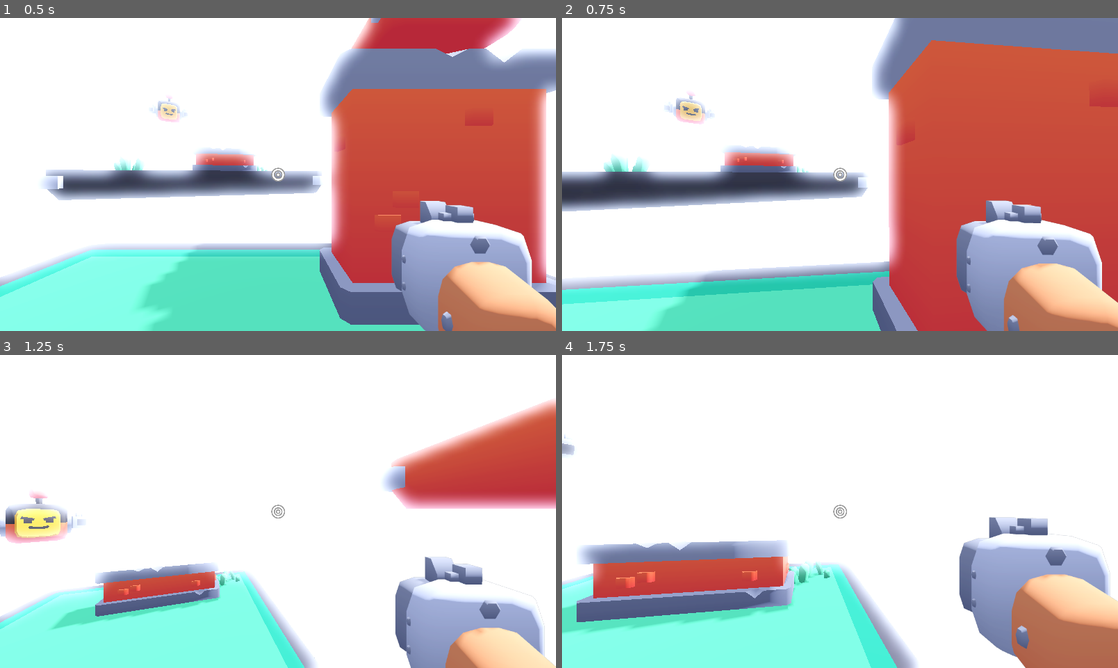
Above: before the commit, frames 1-4 (two rows, left to right).
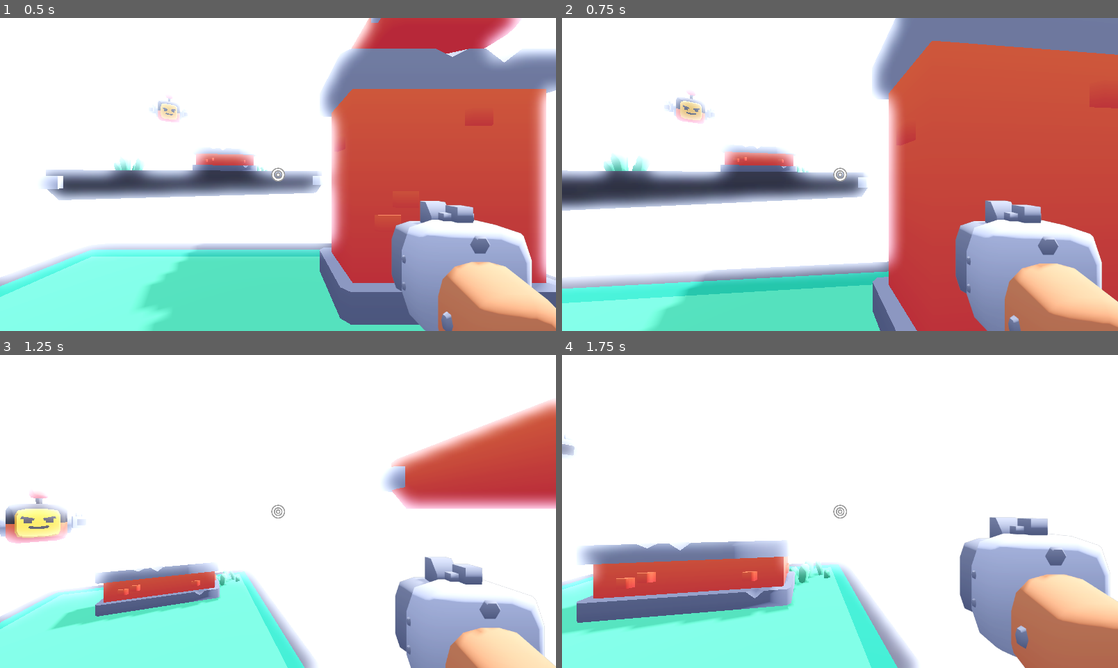
Above: after the commit, the same moments.

Repository: KenneyNL/Starter-Kit-FPS
Game: Godot game, scene res://scenes/main.tscn
Two runs of this game, one before a commit and one after it. Both use one fixed random seed, a clock stepped at 60 frames per second and the inputs below.
Inputs (mouse positions are in pixels of both pictures, inside the frame that each line leads up to):
- Up to frame 1 (0.5 s): no input
- Up to frame 2 (0.75 s): move the mouse to (867, 174) at 0.52 s; hold W (move_forward) from 0.53 s (still down); tap Down (camera_down, bound only before the commit) at 0.6 s
- Up to frame 3 (1.25 s): keep holding W (move_forward); tap Space (jump) at 0.77, 1.07 s; tap Left (camera_left, bound only before the commit) at 0.8 s
- Up to frame 4 (1.75 s): keep holding W (move_forward); move the mouse to (812, 511) at 1.27 s; tap Left (camera_left, bound only before the commit) at 1.35 s; tap Space (jump) at 1.52 s; tap Right (camera_right, bound only before the commit) at 1.55 s

Frame 1 is identical in both runs. In frame 2, 0.9% of the frame differs, in the area x 0-100%, y 0-100%; in frame 3, less than 0.1%; in frame 4, 0.5%.

Commit message:
Progress

Diff:
--- a/actors/enemy.tscn
+++ b/actors/enemy.tscn
@@ -3,10 +3,11 @@
 [ext_resource type="PackedScene" uid="uid://lde2xq3vq635" path="res://models/enemy-flying.glb" id="1_3v8nl"]
 [ext_resource type="Script" path="res://scripts/enemy.gd" id="1_jg24b"]
 [ext_resource type="SpriteFrames" uid="uid://dbv3sy5qjatnl" path="res://sprites/burst_animation.tres" id="3_iblw5"]
-[ext_resource type="Texture2D" uid="uid://diluv5007my5w" path="res://sprites/tracer.png" id="4_pknwg"]
 
 [sub_resource type="SphereShape3D" id="SphereShape3D_iix87"]
 radius = 0.75
+
+[sub_resource type="CompressedTexture2D" id="CompressedTexture2D_kvqwh"]
 
 [node name="enemy-flying" type="Area3D"]
 script = ExtResource("1_jg24b")
@@ -37,11 +38,11 @@
 [node name="Sprite3D" type="Sprite3D" parent="."]
 transform = Transform3D(-4.37114e-08, -0.5, 4.37114e-08, 0, -2.18557e-08, -1, 1, -2.18557e-08, 1.91069e-15, -0.458562, 0.296903, 2.63393)
 visible = false
-texture = ExtResource("4_pknwg")
+texture = SubResource("CompressedTexture2D_kvqwh")
 
 [node name="Sprite3D2" type="Sprite3D" parent="."]
 transform = Transform3D(-4.37114e-08, -0.5, 4.37114e-08, 0, -2.18557e-08, -1, 1, -2.18557e-08, 1.91069e-15, 0.452015, 0.296903, 2.63393)
 visible = false
-texture = ExtResource("4_pknwg")
+texture = SubResource("CompressedTexture2D_kvqwh")
 
 [connection signal="timeout" from="Timer" to="." method="_on_timer_timeout"]
--- a/actors/player.gd
+++ b/actors/player.gd
@@ -30,12 +30,12 @@
 
 var tween:Tween
 
+@onready var container = $Head/Camera/SubViewportContainer/SubViewport/CameraItem/Container
+@onready var camera = $Head/Camera
+@onready var raycast = $Head/Camera/RayCast
+@onready var blaster_cooldown = $Cooldown
+@onready var burst = $Head/Camera/SubViewportContainer/SubViewport/CameraItem/Burst
 @onready var sound_footsteps = $SoundFootsteps
-@onready var item_container = $Head/Camera/SubViewportContainer/SubViewport/CameraItem/Container
-@onready var camera = $Head/Camera
-@onready var raycast = $Head/Camera/ShootCast
-@onready var blaster_cooldown = $BlasterCooldown
-@onready var burst = $Head/Camera/SubViewportContainer/SubViewport/CameraItem/Burst
 
 @export var crosshair:TextureRect
 
@@ -45,7 +45,7 @@
 
 	Input.mouse_mode = Input.MOUSE_MODE_CAPTURED
 
-	change_weapon(weapon_index)
+	initiate_change_weapon(weapon_index)
 
 func _process(delta):
 
@@ -73,10 +73,10 @@
 	camera.rotation.x = lerp_angle(camera.rotation.x, rotation_target.x, delta * 25)
 	rotation.y = lerp_angle(rotation.y, rotation_target.y, delta * 25)
 
-	item_container.rotation.y = lerp_angle(item_container.rotation.y, -input_mouse.x * 4, delta * 5)
-	#item_container.rotation.x = lerp_angle(item_container.rotation.x, -rotation_target.x / 3, delta * 10)
-
-	item_container.position = lerp(item_container.position, container_offset - (applied_velocity / 30), delta * 10)
+	container.rotation.y = lerp_angle(container.rotation.y, -input_mouse.x * 4, delta * 5)
+	#container.rotation.x = lerp_angle(v.rotation.x, -rotation_target.x / 3, delta * 10)
+
+	container.position = lerp(container.position, container_offset - (applied_velocity / 30), delta * 10)
 
 	# Movement sound
 
@@ -96,7 +96,10 @@
 
 	previously_floored = is_on_floor()
 
-	input_mouse = Vector2.ZERO
+	# Falling/respawning
+
+	if position.y < -10:
+		get_tree().reload_current_scene()
 
 # Mouse movement
 
@@ -107,7 +110,6 @@
 
 		rotation_target.y -= event.relative.x / mouse_sensitivity
 		rotation_target.x -= event.relative.y / mouse_sensitivity
-		rotation_target.x = clamp(rotation_target.x, deg_to_rad(-90), deg_to_rad(90))
 
 func handle_controls(delta):
 
@@ -128,30 +130,39 @@
 
 	movement_velocity = input.normalized() * movement_speed * delta
 
+	# Rotation
+
+	var rotation_input := Vector3.ZERO
+
+	input.y = Input.get_axis("camera_left", "camera_right")
+	input.x = Input.get_axis("camera_up", "camera_down") / 2
+
+	rotation_target -= input.limit_length(1.0) * 5 * delta
+	rotation_target.x = clamp(rotation_target.x, deg_to_rad(-90), deg_to_rad(90))
+
+	input_mouse = Vector2.ZERO
+
 	# Shooting
 
-	if Input.is_action_pressed("shoot"):
-		shoot()
+	action_shoot()
 
 	# Jumping
 
 	if Input.is_action_just_pressed("jump"):
 
 		if jump_single or jump_double:
-			Audio.play_random("sounds/jump_a.ogg, sounds/jump_b.ogg, sounds/jump_c.ogg")
+			Audio.play("sounds/jump_a.ogg, sounds/jump_b.ogg, sounds/jump_c.ogg")
 
 		if jump_double:
 
 			gravity = -jump_strength
-
 			jump_double = false
 
-		if(jump_single): jump()
+		if(jump_single): action_jump()
 
 	# Weapon switching
 
-	if Input.is_action_just_pressed("weapon_next"):
-		next_weapon()
+	action_weapon_toggle()
 
 # Handle gravity
 
@@ -166,7 +177,7 @@
 
 # Jumping
 
-func jump():
+func action_jump():
 
 	gravity = -jump_strength
 
@@ -175,79 +186,94 @@
 
 # Shooting
 
-func shoot():
-
-	if !blaster_cooldown.is_stopped(): return
-
-	Audio.play_random(weapon.sound_shoot)
-	item_container.position.z += 0.25
-
-	burst.play("default")
-	burst.rotation_degrees.z = randf_range(-45, 45)
-	burst.scale = Vector3.ONE * randf_range(0.40, 0.75)
-
-	burst.position = item_container.position - Vector3(0.1, -0.4, 1.5)
-
-	blaster_cooldown.start(weapon.cooldown)
-
-	# What or where the blaster hit
-
-	for n in weapon.shot_count:
-
-		raycast.target_position.x = randf_range(-weapon.spread, weapon.spread)
-		raycast.target_position.y = randf_range(-weapon.spread, weapon.spread)
-
-		raycast.force_raycast_update()
-
-		if !raycast.is_colliding():
-			return
-
-		var collider = raycast.get_collider()
-
-		if collider.has_method("damage"):
-			collider.damage(weapon.damage)
-
-		var impact = preload("res://objects/impact.tscn")
-		var impact_instance = impact.instantiate()
-
-		impact_instance.play("shot")
-
-		get_tree().root.add_child(impact_instance)
-
-		impact_instance.position = raycast.get_collision_point() + (raycast.get_collision_normal() / 10)
-		impact_instance.look_at(position, Vector3.UP, true)
-		#impact_instance.rotation_degrees.z = randf_range(-45, 45)
-# Weapons
-
-func next_weapon():
-
-	Audio.play("sounds/blaster_change.ogg")
-
-	if weapon_index < weapons.size() - 1:
-		weapon_index += 1
-	else:
-		weapon_index = 0
-
-	change_weapon(weapon_index)
-
-func change_weapon_apply():
+func action_shoot():
+
+	if Input.is_action_pressed("shoot"):
+
+		if !blaster_cooldown.is_stopped(): return
+
+		Audio.play(weapon.sound_shoot)
+		container.position.z += 0.25
+
+		burst.play("default")
+		burst.rotation_degrees.z = randf_range(-45, 45)
+		burst.scale = Vector3.ONE * randf_range(0.40, 0.75)
+
+		burst.position = container.position - Vector3(0.1, -0.4, 1.5)
+
+		blaster_cooldown.start(weapon.cooldown)
+
+		# What or where the blaster hit
+
+		for n in weapon.shot_count:
+
+			raycast.target_position.x = randf_range(-weapon.spread, weapon.spread)
+			raycast.target_position.y = randf_range(-weapon.spread, weapon.spread)
+
+			raycast.force_raycast_update()
+
+			if !raycast.is_colliding():
+				return
+
+			var collider = raycast.get_collider()
+
+			if collider.has_method("damage"):
+				collider.damage(weapon.damage)
+
+			var impact = preload("res://objects/impact.tscn")
+			var impact_instance = impact.instantiate()
+
+			impact_instance.play("shot")
+
+			get_tree().root.add_child(impact_instance)
+
+			impact_instance.position = raycast.get_collision_point() + (raycast.get_collision_normal() / 10)
+			impact_instance.look_at(position, Vector3.UP, true)
+			#impact_instance.rotation_degrees.z = randf_range(-45, 45)
+	# Weapons
+
+# Toggle between available weapons (listed in 'weapons')
+
+func action_weapon_toggle():
+
+	if Input.is_action_just_pressed("weapon_toggle"):
+
+		weapon_index = wrap(weapon_index + 1, 0, weapons.size())
+		initiate_change_weapon(weapon_index)
+
+		Audio.play("sounds/weapon_change.ogg")
+
+# Initiates the weapon changing animation (tween)
+
+func initiate_change_weapon(index):
+
+	weapon_index = index
+
+	tween = get_tree().create_tween()
+	tween.set_ease(Tween.EASE_OUT_IN)
+	tween.tween_property(container, "position", container_offset - Vector3(0, 1, 0), 0.1)
+	tween.tween_callback(change_weapon) # Changes the model
+
+# Switches the weapon model (off-screen)
+
+func change_weapon():
 
 	weapon = weapons[weapon_index]
 
-	# Step 1. Remove all children in (weapon) container
-
-	for n in item_container.get_children():
-		item_container.remove_child(n)
-
-	# Step 2. Load new model into container
+	# Step 1. Remove previous weapon model(s) from container
+
+	for n in container.get_children():
+		container.remove_child(n)
+
+	# Step 2. Place new weapon model in container
 
 	var weapon_model = weapon.model.instantiate()
-	item_container.add_child(weapon_model)
+	container.add_child(weapon_model)
 
 	weapon_model.position = weapon.position
 	weapon_model.rotation_degrees = weapon.rotation
 
-	# Step 3. Set model to only render on layer 2
+	# Step 3. Set model to only render on layer 2 (the weapon camera)
 
 	for child in weapon_model.find_children("*", "MeshInstance3D"):
 		child.layers = 2
@@ -257,14 +283,5 @@
 	raycast.target_position = Vector3(0, 0, -1) * weapon.max_distance
 	crosshair.texture = weapon.crosshair
 
-func change_weapon(index):
-
-	weapon_index = index
-
-	tween = get_tree().create_tween()
-	tween.set_ease(Tween.EASE_OUT_IN)
-	tween.tween_property(item_container, "position", container_offset - Vector3(0, 1, 0), 0.1)
-	tween.tween_callback(change_weapon_apply)
-
 func get_hurt():
 	pass
--- a/actors/player.tscn
+++ b/actors/player.tscn
@@ -56,7 +56,7 @@
 sprite_frames = ExtResource("4_m6ukc")
 frame = 2
 
-[node name="ShootCast" type="RayCast3D" parent="Head/Camera"]
+[node name="RayCast" type="RayCast3D" parent="Head/Camera"]
 exclude_parent = false
 target_position = Vector3(0, 0, -10)
 collide_with_areas = true
@@ -73,5 +73,5 @@
 volume_db = -5.0
 autoplay = true
 
-[node name="BlasterCooldown" type="Timer" parent="."]
+[node name="Cooldown" type="Timer" parent="."]
 one_shot = true
--- a/objects/impact.gd
+++ b/objects/impact.gd
@@ -1,4 +1,6 @@
-extends Node
+extends AnimatedSprite3D
+
+# Remove this impact effect after the animation has completed
 
 func _on_animation_finished():
 	queue_free()
--- a/project.godot
+++ b/project.godot
@@ -61,26 +61,22 @@
 }
 camera_left={
 "deadzone": 0.5,
-"events": [Object(InputEventKey,"resource_local_to_scene":false,"resource_name":"","device":-1,"window_id":0,"alt_pressed":false,"shift_pressed":false,"ctrl_pressed":false,"meta_pressed":false,"pressed":false,"keycode":0,"physical_keycode":4194319,"key_label":0,"unicode":0,"echo":false,"script":null)
-, Object(InputEventJoypadMotion,"resource_local_to_scene":false,"resource_name":"","device":-1,"axis":2,"axis_value":-1.0,"script":null)
+"events": [Object(InputEventJoypadMotion,"resource_local_to_scene":false,"resource_name":"","device":-1,"axis":2,"axis_value":-1.0,"script":null)
 ]
 }
 camera_right={
 "deadzone": 0.5,
-"events": [Object(InputEventKey,"resource_local_to_scene":false,"resource_name":"","device":-1,"window_id":0,"alt_pressed":false,"shift_pressed":false,"ctrl_pressed":false,"meta_pressed":false,"pressed":false,"keycode":0,"physical_keycode":4194321,"key_label":0,"unicode":0,"echo":false,"script":null)
-, Object(InputEventJoypadMotion,"resource_local_to_scene":false,"resource_name":"","device":-1,"axis":2,"axis_value":1.0,"script":null)
+"events": [Object(InputEventJoypadMotion,"resource_local_to_scene":false,"resource_name":"","device":-1,"axis":2,"axis_value":1.0,"script":null)
 ]
 }
 camera_up={
 "deadzone": 0.5,
-"events": [Object(InputEventKey,"resource_local_to_scene":false,"resource_name":"","device":-1,"window_id":0,"alt_pressed":false,"shift_pressed":false,"ctrl_pressed":false,"meta_pressed":false,"pressed":false,"keycode":0,"physical_keycode":4194320,"key_label":0,"unicode":0,"echo":false,"script":null)
-, Object(InputEventJoypadMotion,"resource_local_to_scene":false,"resource_name":"","device":-1,"axis":3,"axis_value":-1.0,"script":null)
+"events": [Object(InputEventJoypadMotion,"resource_local_to_scene":false,"resource_name":"","device":-1,"axis":3,"axis_value":-1.0,"script":null)
 ]
 }
 camera_down={
 "deadzone": 0.5,
-"events": [Object(InputEventKey,"resource_local_to_scene":false,"resource_name":"","device":-1,"window_id":0,"alt_pressed":false,"shift_pressed":false,"ctrl_pressed":false,"meta_pressed":false,"pressed":false,"keycode":0,"physical_keycode":4194322,"key_label":0,"unicode":0,"echo":false,"script":null)
-, Object(InputEventJoypadMotion,"resource_local_to_scene":false,"resource_name":"","device":-1,"axis":3,"axis_value":1.0,"script":null)
+"events": [Object(InputEventJoypadMotion,"resource_local_to_scene":false,"resource_name":"","device":-1,"axis":3,"axis_value":1.0,"script":null)
 ]
 }
 mouse_capture={
@@ -96,11 +92,13 @@
 shoot={
 "deadzone": 0.5,
 "events": [Object(InputEventMouseButton,"resource_local_to_scene":false,"resource_name":"","device":-1,"window_id":0,"a …(256 unchanged characters)…
+, Object(InputEventJoypadMotion,"resource_local_to_scene":false,"resource_name":"","device":-1,"axis":5,"axis_value":1.0,"script":null)
 ]
 }
-weapon_next={
+weapon_toggle={
 "deadzone": 0.5,
 "events": [Object(InputEventKey,"resource_local_to_scene":false,"resource_name":"","device":-1,"window_id":0,"alt_pressed":false,"shift_pressed":false,"ctrl_pressed":false,"meta_pressed":false,"pressed":false,"keycode":0,"physical_keycode":69,"key_label":0,"unicode":101,"echo":false,"script":null)
+, Object(InputEventJoypadButton,"resource_local_to_scene":false,"resource_name":"","device":-1,"button_index":10,"pressure":0.0,"pressed":true,"script":null)
 ]
 }
 
--- a/scenes/main.tscn
+++ b/scenes/main.tscn
@@ -38,44 +38,48 @@
 scale = Vector2(0.35, 0.35)
 pivot_offset = Vector2(64, 64)
 
-[node name="wall-low" parent="." instance=ExtResource("5_6vel1")]
+[node name="Enemies" type="Node" parent="."]
+
+[node name="enemy-flying" parent="Enemies" node_paths=PackedStringArray("player") instance=ExtResource("8_7ty2f")]
+transform = Transform3D(1, 0, 0, 0, 1, 0, 0, 0, 1, -3.5, 2.5, -6)
+player = NodePath("../../Player")
+
+[node name="enemy-flying2" parent="Enemies" node_paths=PackedStringArray("player") instance=ExtResource("8_7ty2f")]
+transform = Transform3D(-4.37114e-08, 0, 1, 0, 1, 0, -1, 0, -4.37114e-08, -9.5, 2.5, 1.5)
+player = NodePath("../../Player")
+
+[node name="enemy-flying3" parent="Enemies" node_paths=PackedStringArray("player") instance=ExtResource("8_7ty2f")]
+transform = Transform3D(-0.707107, 0, -0.707107, 0, 1, 0, 0.707107, 0, -0.707107, 5.5, 3.5, 9)
+player = NodePath("../../Player")
+
+[node name="Level" type="Node" parent="."]
+
+[node name="wall-low" parent="Level" instance=ExtResource("5_6vel1")]
 transform = Transform3D(0.965926, 0, 0.258819, 0, 1, 0, -0.258819, 0, 0.965926, -1.92088, 1.05, -6.90166)
 
-[node name="wall-low3" parent="." instance=ExtResource("5_6vel1")]
+[node name="wall-low3" parent="Level" instance=ExtResource("5_6vel1")]
 transform = Transform3D(-1, 0, -1.19209e-07, 0, 1, 0, 1.19209e-07, 0, -1, 6.07912, 1.05, 6.59834)
 
-[node name="platform-falling" parent="." instance=ExtResource("5_3s40e")]
+[node name="platform-falling" parent="Level" instance=ExtResource("5_3s40e")]
 transform = Transform3D(1, 0, 0, 0, 1, 0, 0, 0, 1, -2.5, 0, 6.5)
 
-[node name="platform-falling2" parent="." instance=ExtResource("5_3s40e")]
+[node name="platform-falling2" parent="Level" instance=ExtResource("5_3s40e")]
 transform = Transform3D(1, 0, 0, 0, 1, 0, 0, 0, 1, -6.5, 2.5, -2.5)
 
-[node name="platform-falling3" parent="." instance=ExtResource("5_3s40e")]
+[node name="platform-falling3" parent="Level" instance=ExtResource("5_3s40e")]
 transform = Transform3D(1, 0, 0, 0, 1, 0, 0, 0, 1, 2.5, 3, -3.5)
 
-[node name="wall-high" parent="." instance=ExtResource("7_cabne")]
+[node name="wall-high" parent="Level" instance=ExtResource("7_cabne")]
 transform = Transform3D(1, 0, 0, 0, 1, 0, 0, 0, 1, 1.5, 0, -1.5)
 
-[node name="platform-large-grass" parent="." instance=ExtResource("7_wggef")]
+[node name="platform-large-grass" parent="Level" instance=ExtResource("7_wggef")]
 transform = Transform3D(1, 0, 0, 0, 1, 0, 0, 0, 1, 0, -0.5, 0)
 
-[node name="platform-large-grass2" parent="." instance=ExtResource("7_wggef")]
+[node name="platform-large-grass2" parent="Level" instance=ExtResource("7_wggef")]
 transform = Transform3D(0.965926, 0, 0.258819, 0, 1, 0, -0.258819, 0, 0.965926, -2, 0.5, -6)
 
-[node name="platform-large-grass3" parent="." instance=ExtResource("7_wggef")]
+[node name="platform-large-grass3" parent="Level" instance=ExtResource("7_wggef")]
 transform = Transform3D(0.965926, 0, -0.258819, 0, 1, 0, 0.258819, 0, 0.965926, -6, 1, 2.5)
 
-[node name="platform-large-grass4" parent="." instance=ExtResource("7_wggef")]
+[node name="platform-large-grass4" parent="Level" instance=ExtResource("7_wggef")]
 transform = Transform3D(0.965926, 0, 0.258819, 0, 1, 0, -0.258819, 0, 0.965926, 5, 0.5, 5.5)
-
-[node name="enemy-flying" parent="." node_paths=PackedStringArray("player") instance=ExtResource("8_7ty2f")]
-transform = Transform3D(1, 0, 0, 0, 1, 0, 0, 0, 1, -3.5, 2.5, -6)
-player = NodePath("../Player")
-
-[node name="enemy-flying2" parent="." node_paths=PackedStringArray("player") instance=ExtResource("8_7ty2f")]
-transform = Transform3D(-4.37114e-08, 0, 1, 0, 1, 0, -1, 0, -4.37114e-08, -9.5, 2.5, 1.5)
-player = NodePath("../Player")
-
-[node name="enemy-flying3" parent="." node_paths=PackedStringArray("player") instance=ExtResource("8_7ty2f")]
-transform = Transform3D(-0.707107, 0, -0.707107, 0, 1, 0, 0.707107, 0, -0.707107, 5.5, 3.5, 9)
-player = NodePath("../Player")
--- a/scripts/audio.gd
+++ b/scripts/audio.gd
@@ -24,13 +24,9 @@
 func _on_stream_finished(stream):
 	available.append(stream)
 
-func play(sound_path): # Path
-	queue.append("res://" + sound_path)
-
-func play_random(sound_paths): # Multiple paths, separate by commas
-	var sounds = sound_paths.split(",")
-
-	play(sounds[randi() % sounds.size()].strip_edges())
+func play(sound_path): # Path (or multiple, separated by commas)
+	var sounds = sound_path.split(",")
+	queue.append("res://" + sounds[randi() % sounds.size()].strip_edges())
 
 func _process(_delta):
 
--- a/scripts/weapon.gd
+++ b/scripts/weapon.gd
@@ -2,19 +2,20 @@
 class_name Weapon
 
 @export_subgroup("Model")
-@export var model:PackedScene
-@export var position:Vector3
-@export var rotation:Vector3
+@export var model:PackedScene # Model of the weapon
+@export var position:Vector3 # On-screen position
+@export var rotation:Vector3 # On-screen rotation
+@export var burst_position:Vector3 # On-screen position of burst
 
 @export_subgroup("Properties")
-@export_range(0.1, 1) var cooldown: float = 0.1
-@export_range(1, 20) var max_distance: int = 10
-@export_range(0, 100) var damage: float = 25
-@export_range(0, 5) var spread: float = 0
-@export_range(1, 5) var shot_count: int = 1
+@export_range(0.1, 1) var cooldown: float = 0.1 # Firerate
+@export_range(1, 20) var max_distance: int = 10 # Fire distance
+@export_range(0, 100) var damage: float = 25 # Damage per hit
+@export_range(0, 5) var spread: float = 0 # Spread of each shot
+@export_range(1, 5) var shot_count: int = 1 # Amount of shots
 
 @export_subgroup("Sounds")
-@export var sound_shoot: String
+@export var sound_shoot: String # Sound path
 
 @export_subgroup("Crosshair")
-@export var crosshair: Texture2D
+@export var crosshair: Texture2D # Image of crosshair on-screen
Not shown, removed: sounds/blaster_change.ogg.import
Not shown, added: sounds/weapon_change.ogg.import
Binary file removed: sprites/particle.png
Not shown, removed: sprites/particle.png.import
Binary file removed: sprites/tracer.png
Not shown, removed: sprites/tracer.png.import
Not shown, added: sounds/weapon_change.ogg
